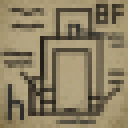
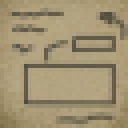
Two versions of the same layered image (w=128, h=128). Layer-by-layer changes:
added group "paper" with 32 layers above "markings" over [left=0, top=0, right=128, bottom=128]
renamed "paper" to "molten", moved it into group "paper" over [left=0, top=0, right=128, bottom=128]
removed group "molten" (in "paper") (11 layers) from group "paper" over [left=0, top=0, right=128, bottom=128]
moved "piping" into group "paper" over [left=0, top=0, right=128, bottom=128]
moved "structures" into group "paper" over [left=0, top=0, right=128, bottom=128]
renamed "Layer33" to "Layer10", hid it, moved it above "Layer33", painted on it over [left=0, top=0, right=128, bottom=128]
moved "items" into group "paper" over [left=0, top=4, right=128, bottom=124]
added layer "Layer36" in group "items" over [left=8, top=8, right=128, bottom=124]
moved "paper_base" into group "paper" over [left=0, top=0, right=128, bottom=128]
